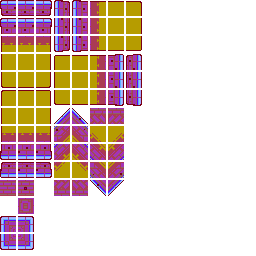
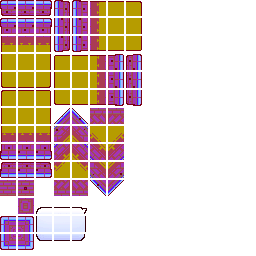
Comparing the layer stacks of the two 256 × 256 images. Changes:
painted on "그룹 2 - 고급 개체 그룹" over [36, 207, 87, 241]
